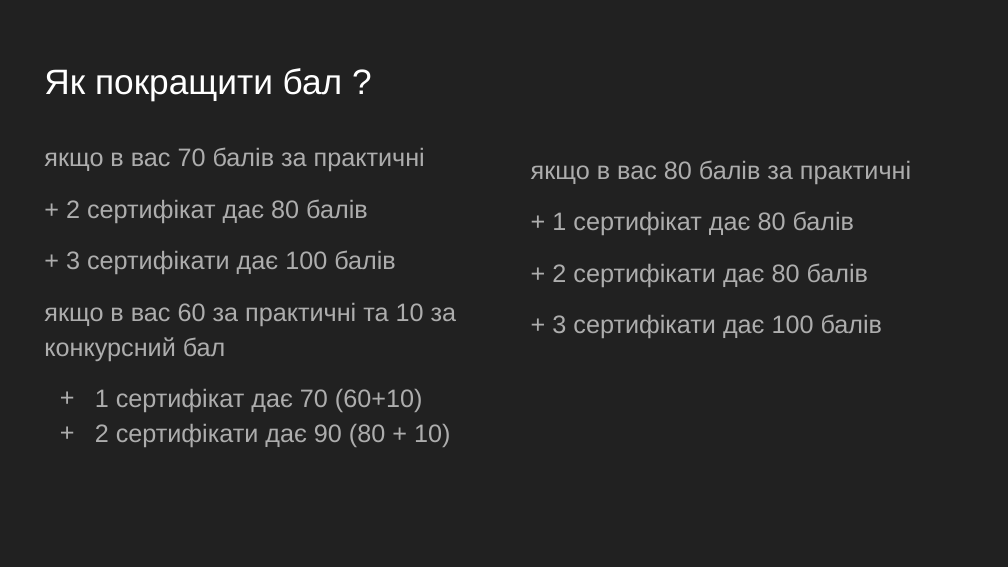
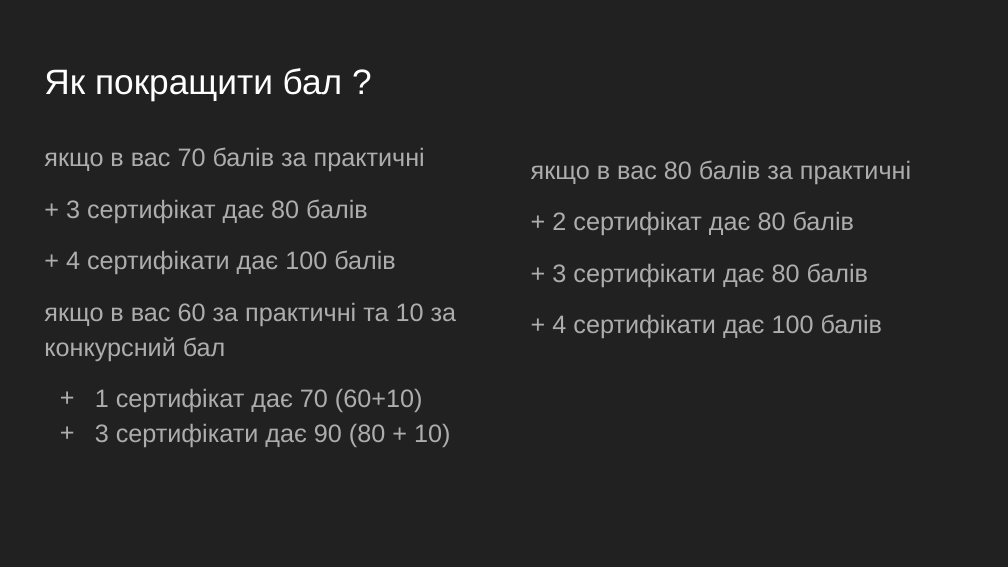
Before and after one commit to GeorgKantsedal/MMP-KKS-tasks, a slide deck: slide 7 of Вступ Заочка.pptx. Drawn at 1008x567 pixels with LibreOffice and Linux fonts; fonts in the diff are those of the drawing. Boxes give left, top, right and bottom in pixels: in the first picture for what was removed or moved away, otherwise in the second. Text is boxed around its words. In the diff, an @@ line names an element or a change of style, - is before the commit and + after.

```diff
--- a/Вступ Заочка.pptx
+++ b/Вступ Заочка.pptx
@@ text at (66,199,396,274): text changed @@
-+ 2 сертифікат дає 80 балів
-+ 3 сертифікати дає 100 балів
++ 3 сертифікат дає 80 балів
++ 4 сертифікати дає 100 балів
@@ text at (552,211,883,338): text changed @@
-+ 1 сертифікат дає 80 балів
-+ 2 сертифікати дає 80 балів
-+ 3 сертифікати дає 100 балів
++ 2 сертифікат дає 80 балів
++ 3 сертифікати дає 80 балів
++ 4 сертифікати дає 100 балів
@@ text at (95,424,450,447): text changed @@
-+ 2 сертифікати дає 90 (80 + 10)
++ 3 сертифікати дає 90 (80 + 10)
```
Also in this commit, not shown: 3 other slides changed, 1 slide added.
